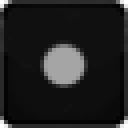
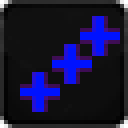
Layers edited between the first and the second w=128, h=128 image:
added layer "Layer 6" above "Layer 5" over [80, 16, 120, 56]
added layer "Layer 5" above "Layer 4" over [52, 44, 92, 84]
added layer "Layer 4" above "heal-jade-1" over [20, 72, 60, 112]
hid "Layer 3" over [40, 40, 88, 88]
